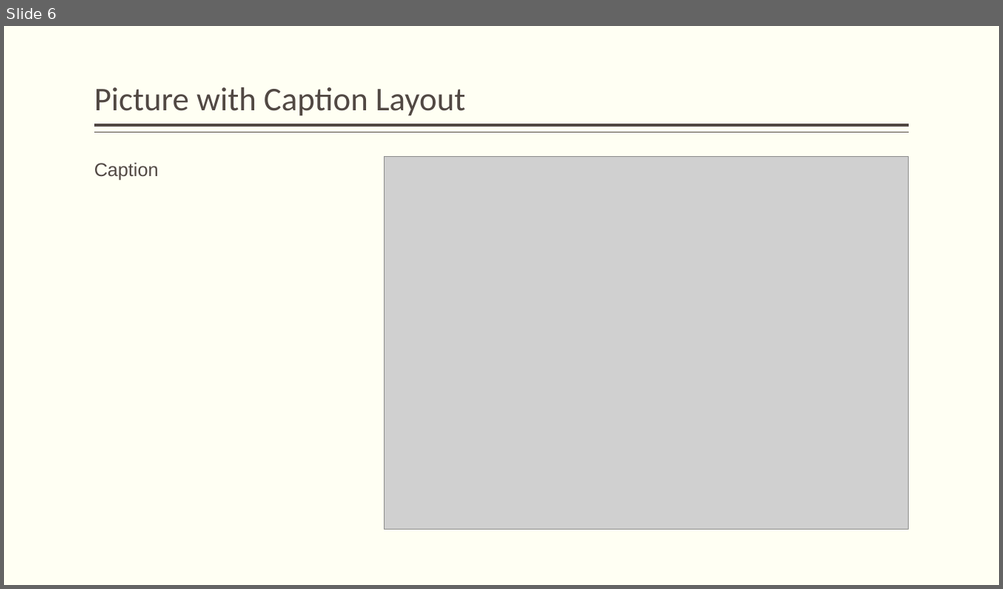
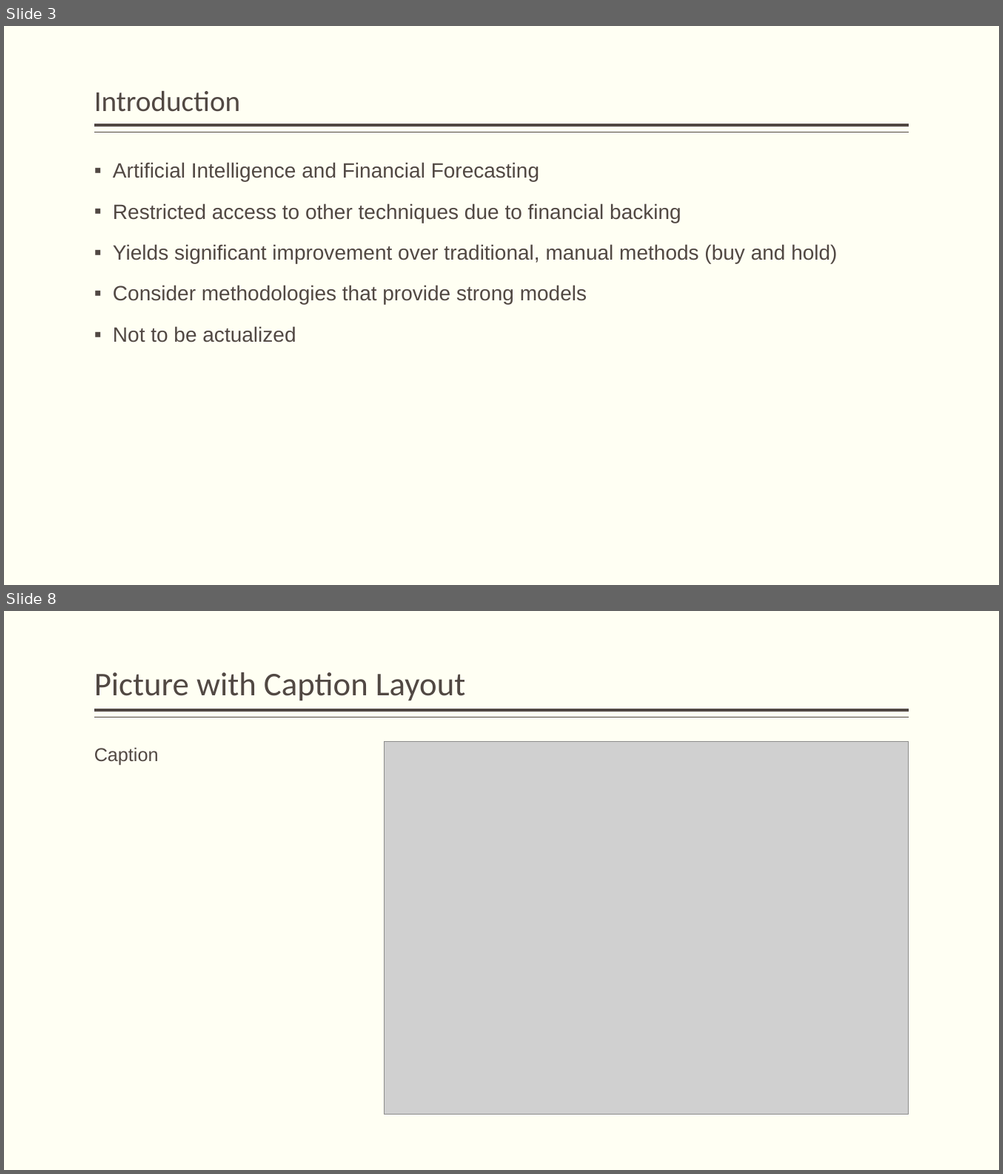
Before and after one commit to JamesEarle/GPP, a slide deck: GPP_Defense.pptx. Shown one above the other, each under a label of ours: slide 6 before the commit, slides 3 and 8 after it; the slides between them are not shown. The pictures are 1003x589 and 1003x1174 pixels, drawn with LibreOffice and Linux fonts; fonts in the diff are those of the drawing; grey boxes stand for pictures. Boxes give left, top, right and bottom in pixels: in the first picture for what was removed or moved away, otherwise in the second. Text is boxed around its words. In the diff, an @@ line names an element or a change of style, - is before the commit and + after.

Commit message:
intro, GP and ensemble learning with outlier graphs

```diff
--- a/GPP_Defense.pptx
+++ b/GPP_Defense.pptx
@@ slide 3 added at box(4, 26, 999, 585), background #FFFFF3; not listed: 2 template elements that a slide beside it also shows @@
@@ title added at box(94, 90, 240, 112), 28 pt, text #514843 @@
+Introduction
@@ text added at box(113, 162, 836, 343), 20 pt, text #514843 @@
+▪ Artificial Intelligence and Financial Forecasting
+▪ Restricted access to other techniques due to financial backing
+▪ Yields significant improvement over traditional, manual methods (buy and hold)
+▪ Consider methodologies that provide strong models
+▪ Not to be actualized
@@ what was slide 6 is now slide 8 @@
```
Also in this commit, not shown: 1 slide changed, 5 other slides added, 4 slides removed, 1 other file.
